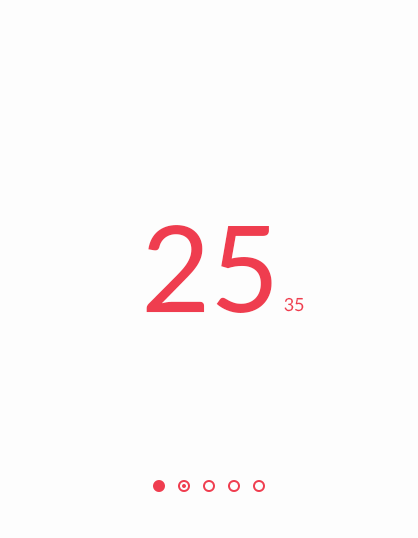
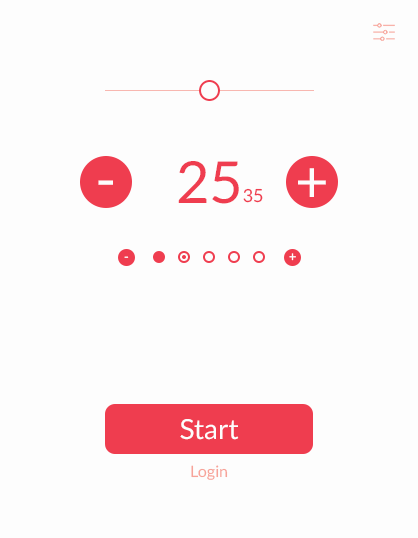
Layered file, before and after one edit (418 × 538). Changes by layer:
hid group "On start" (13 layers) over [146, 225, 304, 492]
showed group "Main page" (31 layers) over [80, 23, 395, 480]
